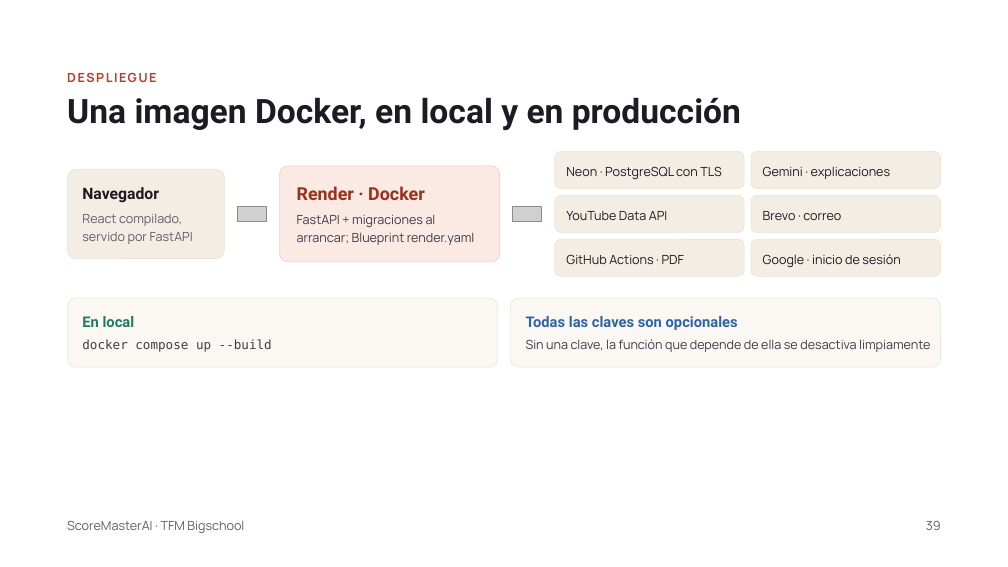
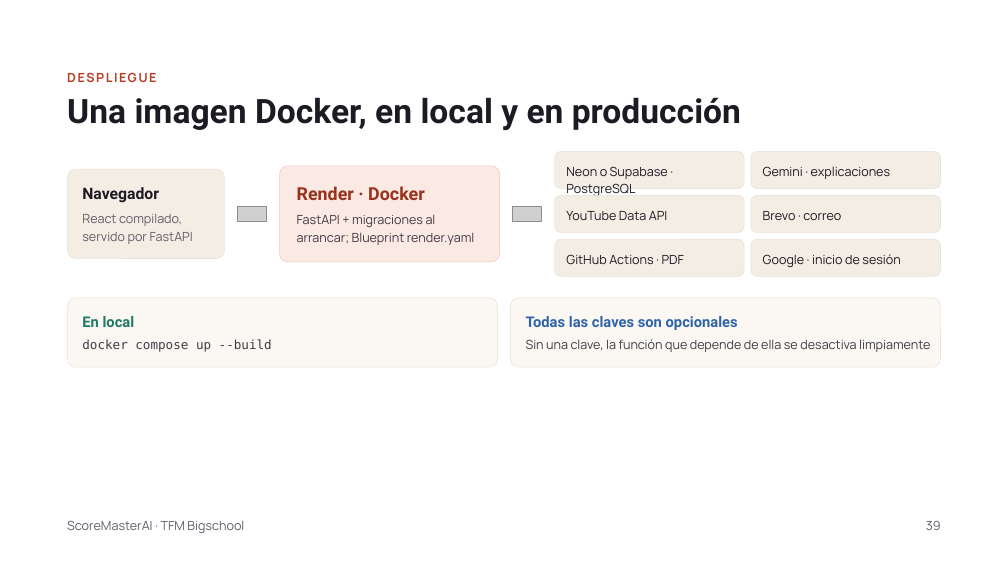
Before and after one commit to monicamorenogomez76/scoremaster-ai, a slide deck: slide 39 of docs/ScoreMasterAI · TFM.pptx. Drawn at 1008x567 pixels with LibreOffice and Linux fonts; fonts in the diff are those of the drawing; grey boxes stand for pictures. Boxes give left, top, right and bottom in pixels: in the first picture for what was removed or moved away, otherwise in the second. Text is boxed around its words. In the diff, an @@ line names an element or a change of style, - is before the commit and + after.

Commit message:
docs: la documentación y la presentación recogen la privacidad, la base en Supabase y la lectura de PDF hasta el 26 de noviembre

```diff
--- a/docs/ScoreMasterAI · TFM.pptx
+++ b/docs/ScoreMasterAI · TFM.pptx
@@ text in rounded rectangle at [566,166,668,195]: text changed @@
-Neon · PostgreSQL con TLS
+Neon o Supabase · PostgreSQL
```
Also in this commit, not shown: 3 other slides changed, 5 other files.
